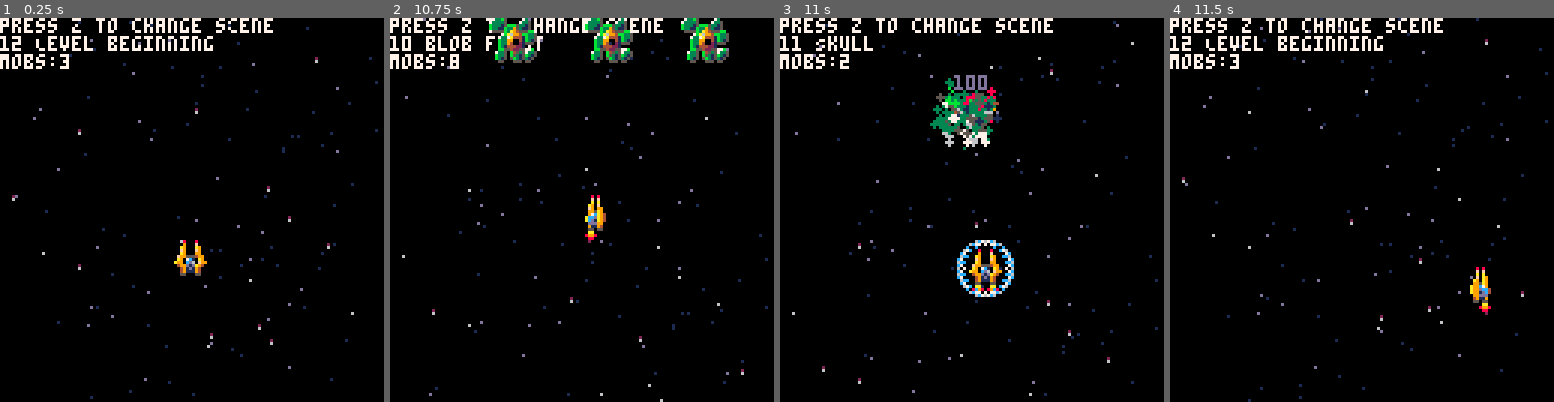
Above: before the commit, frames 1-4 (left to right).
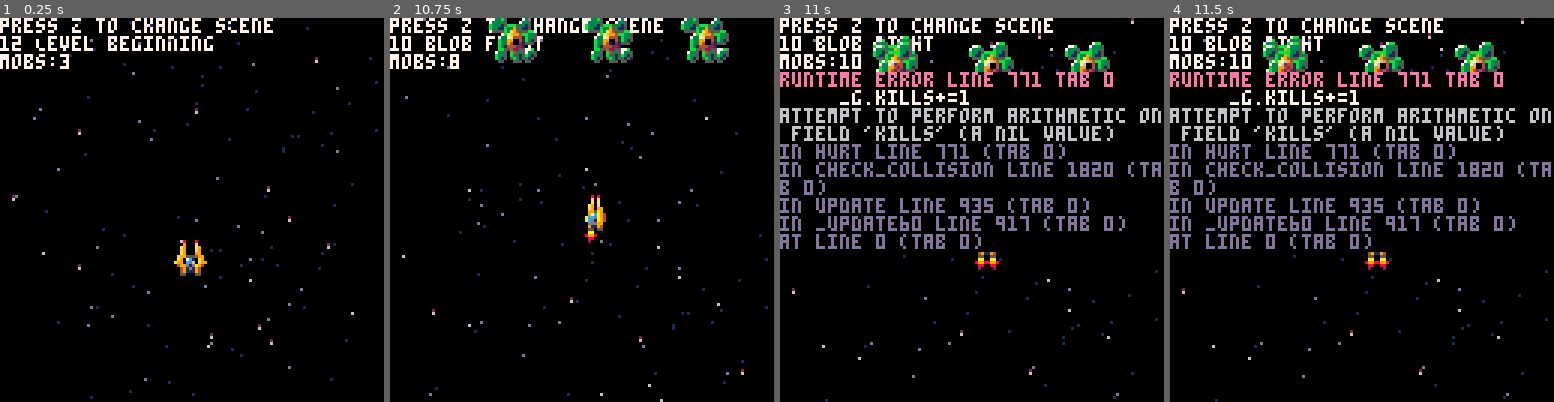
Above: after the commit, the same moments.

Repository: Athas1980/shootinator
Game: PICO-8 cartridge enemytest.p8
Two runs of this game, one before a commit and one after it. Both use one fixed random seed, a clock stepped at 60 frames per second and the inputs below.
Inputs:
- Up to frame 1 (0.25 s): no input
- Up to frame 2 (10.75 s): tap X (X key) at 0.33, 1.07, 1.85, 2.97, 4.08, 5.2, 6.32, 7.43, 8.55, 9.67 s; tap O (Z key) at 0.7, 1.7, 2.1, 2.5, 2.9, 3.3, 3.7, 4.1, 4.5, 4.9, 5.3, 5.7, 6.1, 6.5, 6.9, 7.3, 7.7, 8.1, 8.5, 8.9, 9.3, 9.7, 10.1, 10.5 s; hold Right 1.6-2.1 s; hold Up 2.15-2.42 s; hold Right 2.47-3.03 s; hold Left 3.08-3.58 s; hold Down 3.63-3.97 s; hold Right 4.02-4.68 s; hold Up 4.73-5.03 s; hold Left 5.08-5.68 s; hold Down 5.73-6.03 s; hold Right 6.08-6.58 s; hold Right 6.63-7.13 s; hold Up 7.18-7.45 s; hold Right 7.5-8.07 s; hold Left 8.12-8.62 s; hold Down 8.67-9 s; hold Right 9.05-9.72 s; hold Up 9.77-10.07 s; hold Left 10.12-10.72 s
- Up to frame 3 (11 s): hold Down from 10.77 s (still down); tap X (X key) at 10.78 s; tap O (Z key) at 10.9 s
- Up to frame 4 (11.5 s): release Down at 11.07 s; hold Right from 11.12 s (still down); tap O (Z key) at 11.3 s

Frames 1-2 are identical in both runs. In frame 3, 17% of the frame differs, in the area x 0-100%, y 0-100%; in frame 4, 15%.
Error after the commit: runtime error line 771 tab 0; _g.kills+=1; attempt to perform arithmetic on field 'kills' (a nil value)

Commit message:
Adds in counters

Diff:
--- a/mob.lua
+++ b/mob.lua
@@ -67,6 +67,7 @@
 				flash=5
 				hp-=pow
 				if hp <= 0 then
+					_g.kills+=1
 					die(_ENV)
 				else
 					sfx(61)
